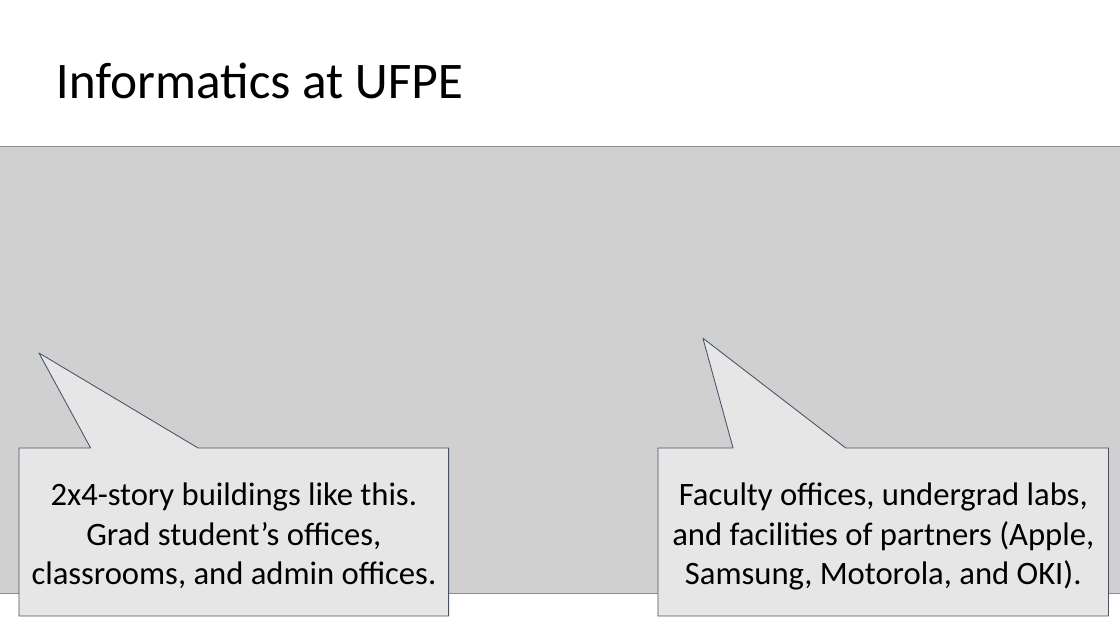
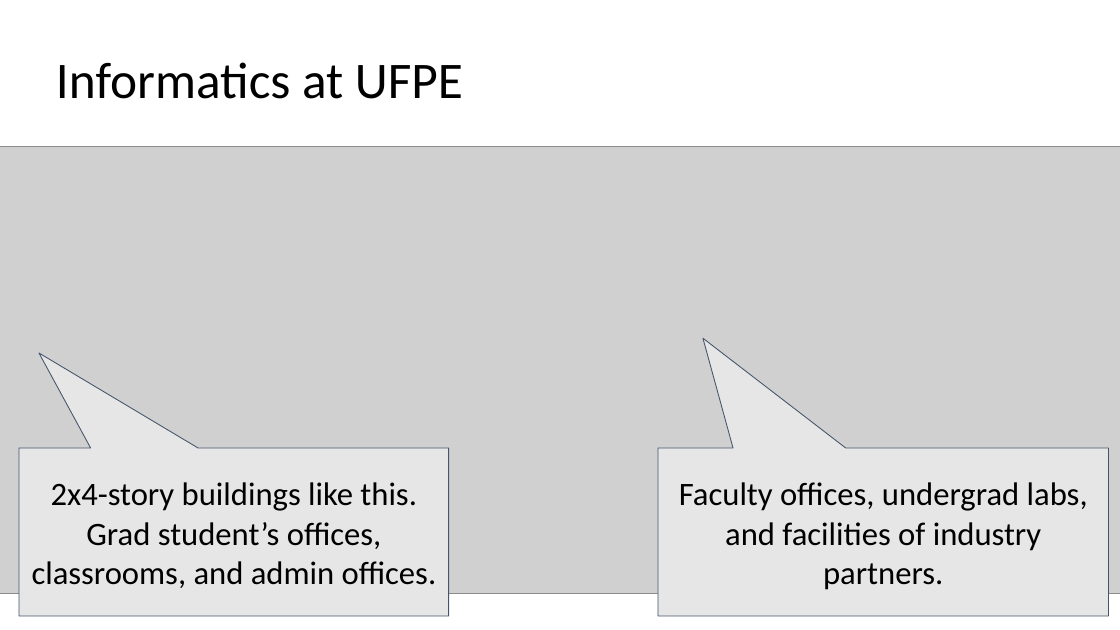
Before and after one commit to damorim/testing-cin-minicourse, a slide deck: slide 114 of testing-minicourse.pptx. Drawn at 1120x630 pixels with LibreOffice and Linux fonts; fonts in the diff are those of the drawing; grey boxes stand for pictures. Boxes give left, top, right and bottom in pixels: in the first picture for what was removed or moved away, otherwise in the second. Text is boxed around its words. In the diff, an @@ line names an element or a change of style, - is before the commit and + after.

```diff
--- a/testing-minicourse.pptx
+++ b/testing-minicourse.pptx
@@ text in speech box at [679,482,1088,590]: text changed @@
-Faculty offices, undergrad labs, and facilities of partners (Apple, Samsung, Motorola, and OKI).
+Faculty offices, undergrad labs, and facilities of industry partners.
```
Also in this commit, not shown: 2 other slides changed.
